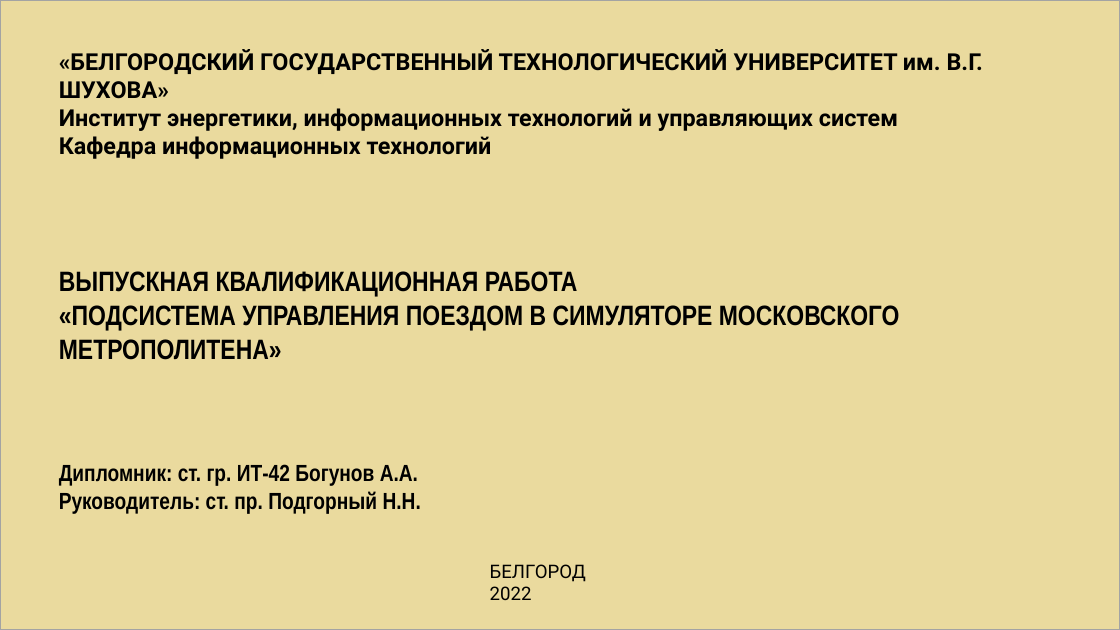
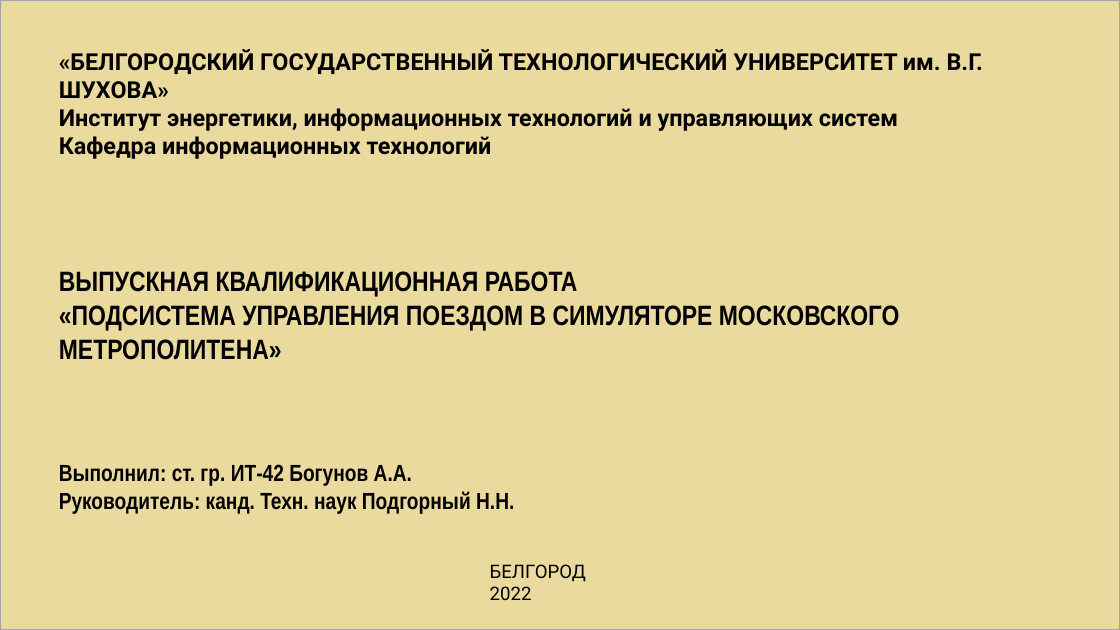
Before and after one commit to Artemor31/Files, a slide deck: slide 1 of Готовые части/NormPreza.pptx. Drawn at 1120x630 pixels with LibreOffice and Linux fonts; fonts in the diff are those of the drawing. Boxes give left, top, right and bottom in pixels: in the first picture for what was removed or moved away, otherwise in the second. Text is boxed around its words. In the diff, an @@ line names an element or a change of style, - is before the commit and + after.

```diff
--- a/Готовые части/NormPreza.pptx
+++ b/Готовые части/NormPreza.pptx
@@ text at (59, 464, 514, 514): text changed @@
-Дипломник: ст. гр. ИТ-42 Богунов А.А.
-Руководитель: ст. пр. Подгорный Н.Н.
+Выполнил: ст. гр. ИТ-42 Богунов А.А.
+Руководитель: канд. Техн. наук Подгорный Н.Н.
```
Also in this commit, not shown: 11 other slides changed, 4 slides added, 1 slide removed.
